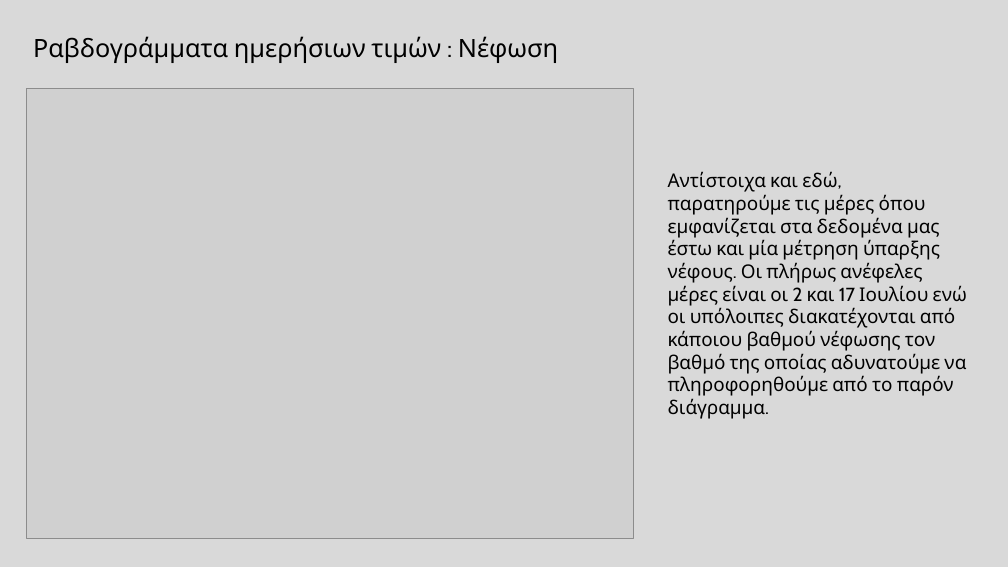
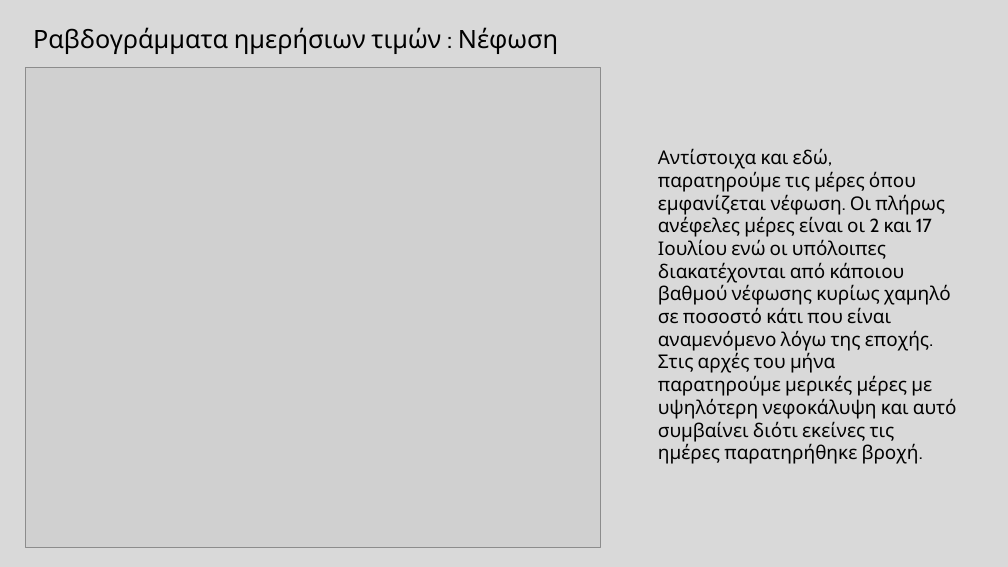
Before and after one commit to nadezsha/MSc---Applied-Meteorology-and-Environmental-Physics, a slide deck: slide 15 of Synoptic and Dynamic Meteorology/training_task/01ΜeteorologicalObservationsOnTheGround.pptx. Drawn at 1008x567 pixels with LibreOffice and Linux fonts; fonts in the diff are those of the drawing; grey boxes stand for pictures. Boxes give left, top, right and bottom in pixels: in the first picture for what was removed or moved away, otherwise in the second. Text is boxed around its words. In the diff, an @@ line names an element or a change of style, - is before the commit and + after.

```diff
--- a/Synoptic and Dynamic Meteorology/training_task/01ΜeteorologicalObservationsOnTheGround.pptx
+++ b/Synoptic and Dynamic Meteorology/training_task/01ΜeteorologicalObservationsOnTheGround.pptx
@@ text "Ραβδογράμματα ημερήσιων τιμών : Νέφωση": place and size @@
-text "Ραβδογράμματα ημερήσιων τιμών : Νέφωση" at [33, 36, 558, 63]
+text "Ραβδογράμματα ημερήσιων τιμών : Νέφωση" at [33, 27, 558, 54]
@@ picture: place and size @@
-picture at [27, 88, 634, 538]
+picture at [26, 67, 600, 548]
@@ text at [658, 148, 957, 441]: text changed @@
-Αντίστοιχα και εδώ, παρατηρούμε τις μέρες όπου εμφανίζεται στα δεδομένα μας έστω και μία μέτρηση ύπαρξης νέφους. Οι πλήρως ανέφελες μέρες είναι οι 2 και 17 Ιουλίου ενώ οι υπόλοιπες διακατέχονται από κάποιου βαθμού νέφωσης τον βαθμό της οποίας αδυνατούμε να πληροφορηθούμε από το παρόν διάγραμμα.
+Αντίστοιχα και εδώ, παρατηρούμε τις μέρες όπου εμφανίζεται νέφωση. Οι πλήρως ανέφελες μέρες είναι οι 2 και 17 Ιουλίου ενώ οι υπόλοιπες διακατέχονται από κάποιου βαθμού νέφωσης κυρίως χαμηλό σε ποσοστό κάτι που είναι αναμενόμενο λόγω της εποχής. Στις αρχές του μήνα παρατηρούμε μερικές μέρες με υψηλότερη νεφοκάλυψη και αυτό συμβαίνει διότι εκείνες τις ημέρες παρατηρήθηκε βροχή.
```
Also in this commit, not shown: 18 other slides changed, 5 slides added.
